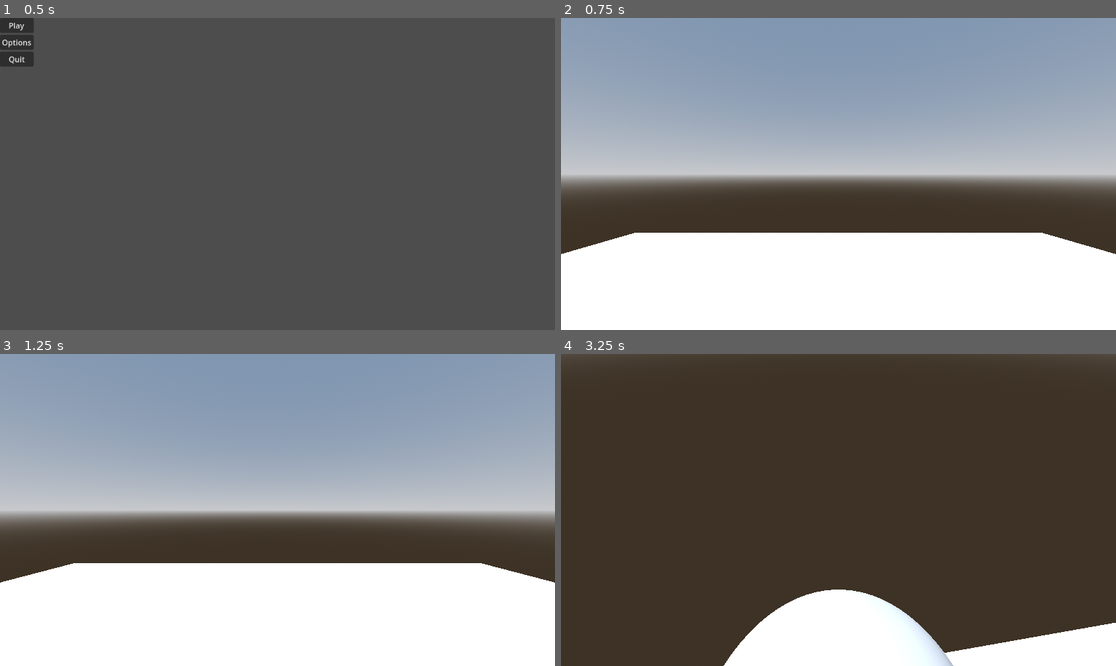
Above: before the commit, frames 1-4 (two rows, left to right).
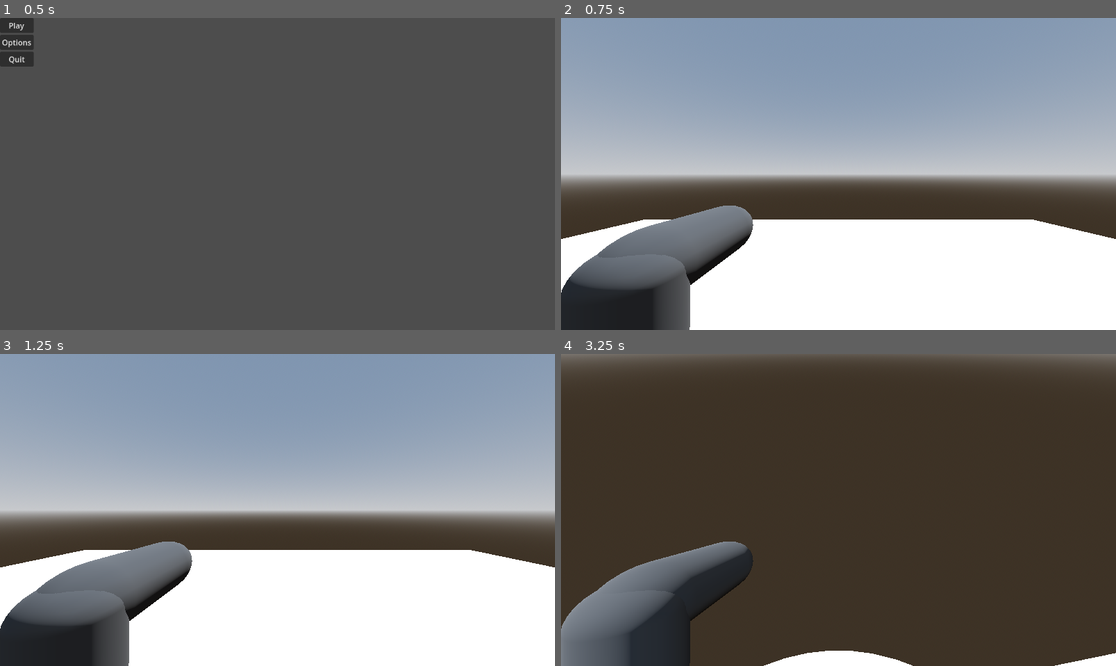
Above: after the commit, the same moments.

Repository: covmoore/potions_and_arsenals
Game: Godot game, scene res://scenes/MainMenu.tscn
Same seed, same stepped clock (60 frames per second), same inputs: the game is played once before the commit and once after it. Before the commit the project starts from res://MainMenu/MainMenu.tscn.
Inputs (mouse positions are in pixels of both pictures, inside the frame that each line leads up to):
- Up to frame 1 (0.5 s): no input
- Up to frame 2 (0.75 s): click "Play" at 0.5 s
- Up to frame 3 (1.25 s): no input
- Up to frame 4 (3.25 s): tap Enter at 1.25 s; move the mouse to (866, 510) at 1.27 s; hold W (move_forward) from 1.28 s (still down); click (866, 510) at 1.35 s; tap Space (jump) at 1.52, 2.27 s; move the mouse to (810, 510) at 2.02 s; click (810, 510) at 2.1 s; move the mouse to (849, 503) at 2.77 s; click (849, 503) at 2.85 s

Frame 1 is identical in both runs. In frame 2, 12% of the frame differs, in the area x 0-100%, y 60-100%; in frame 3, 12%; in frame 4, 18%, in the area x 0-100%, y 0-100%.

Commit message:
made some changes to the organization and made gun model

Diff:
--- a/MainMenu/MainMenu.gd
+++ b/UI/MainMenu/MainMenu.gd
@@ -1,7 +1,7 @@
 extends Control
 
 func _on_play_pressed():
-	get_tree().change_scene_to_file("res://Level1/Level1.tscn")
+	get_tree().change_scene_to_file("res://scenes/Level1.tscn")
 
 
 func _on_options_pressed():
--- a/Level1/Player.gd
+++ b/handler/Player.gd
@@ -39,4 +39,8 @@
 		velocity.x = move_toward(velocity.x, 0, SPEED)
 		velocity.z = move_toward(velocity.z, 0, SPEED)
 
+	if Input.is_action_just_pressed("shoot"):
+		#do something
+		print("SHOOT")
+
 	move_and_slide()
--- /dev/null
+++ b/model_scenes/tem_hand_gun.tscn
@@ -0,0 +1,27 @@
+[gd_scene load_steps=5 format=3 uid="uid://cvv5pwrpajr15"]
+
+[sub_resource type="StandardMaterial3D" id="StandardMaterial3D_upjyp"]
+albedo_color = Color(0.237539, 0.237539, 0.237539, 1)
+
+[sub_resource type="CapsuleMesh" id="CapsuleMesh_8114i"]
+material = SubResource("StandardMaterial3D_upjyp")
+
+[sub_resource type="StandardMaterial3D" id="StandardMaterial3D_wgv2o"]
+albedo_color = Color(0.239216, 0.239216, 0.239216, 1)
+
+[sub_resource type="CapsuleMesh" id="CapsuleMesh_at3vf"]
+material = SubResource("StandardMaterial3D_wgv2o")
+
+[node name="TemHandGun" type="Node3D"]
+
+[node name="Barrel" type="MeshInstance3D" parent="."]
+transform = Transform3D(-0.25, 3.11369e-08, -9.55343e-16, 0, -1.55685e-08, -0.25, -2.18557e-08, -0.356165, 1.09278e-08, 1.09632e-08, -0.0379287, -0.143055)
+mesh = SubResource("CapsuleMesh_8114i")
+
+[node name="grip" type="MeshInstance3D" parent="."]
+transform = Transform3D(-0.25, 0, 2.18557e-08, 0, 0.204173, 0, -2.18557e-08, 0, -0.25, -1.09632e-08, -0.148992, 0.107754)
+mesh = SubResource("CapsuleMesh_at3vf")
+
+[node name="RayCast3D" type="RayCast3D" parent="."]
+transform = Transform3D(1, 0, 0, 0, 1, 0, 0, 0, 1, 0, 0, -0.488935)
+target_position = Vector3(0, 0, -1)
--- a/project.godot
+++ b/project.godot
@@ -11,7 +11,7 @@
 [application]
 
 config/name="potions_and_arsenals"
-run/main_scene="res://MainMenu/MainMenu.tscn"
+run/main_scene="res://scenes/MainMenu.tscn"
 config/features=PackedStringArray("4.2", "Forward Plus")
 config/icon="res://icon.svg"
 <<<<<<<HEADconfig/name="potions_and_arsenals"
@@ -56,3 +56,8 @@
 , Object(InputEventJoypadMotion,"resource_local_to_scene":false,"resource_name":"","device":-1,"axis":1,"axis_value":1.0,"script":null)
 ]
 }
+shoot={
+"deadzone": 0.5,
+"events": [Object(InputEventMouseButton,"resource_local_to_scene":false,"resource_name":"","device":-1,"window_id":0,"alt_pressed":false,"shift_pressed":false,"ctrl_pressed":false,"meta_pressed":false,"button_mask":1,"position":Vector2(71, 1),"global_position":Vector2(75, 42),"factor":1.0,"button_index":1,"canceled":false,"pressed":true,"double_click":false,"script":null)
+]
+}
--- a/Level1/Level1.tscn
+++ b/scenes/Level1.tscn
@@ -1,6 +1,7 @@
-[gd_scene load_steps=7 format=3 uid="uid://buyhvh6k31qu7"]
+[gd_scene load_steps=12 format=3 uid="uid://buyhvh6k31qu7"]
 
-[ext_resource type="Script" path="res://Level1/Player.gd" id="1_hfxpp"]
+[ext_resource type="Script" path="res://handler/Player.gd" id="1_8i62a"]
+[ext_resource type="PackedScene" uid="uid://cvv5pwrpajr15" path="res://model_scenes/tem_hand_gun.tscn" id="2_b3gqk"]
 
 [sub_resource type="ProceduralSkyMaterial" id="ProceduralSkyMaterial_f6la6"]
 sky_horizon_color = Color(0.64625, 0.65575, 0.67075, 1)
@@ -14,10 +15,21 @@
 sky = SubResource("Sky_bm8if")
 tonemap_mode = 2
 
+[sub_resource type="StandardMaterial3D" id="StandardMaterial3D_2ta2s"]
+
 [sub_resource type="CapsuleMesh" id="CapsuleMesh_3apvo"]
+material = SubResource("StandardMaterial3D_2ta2s")
 
 [sub_resource type="ConvexPolygonShape3D" id="ConvexPolygonShape3D_2jg2l"]
 points = PackedVector3Array(-0.125207, -0.532801, -0.480507, 0.0227831, 0.47607, 0.498884, 0.169713, 0.559144, 0.464172 …(924 unchanged characters)…
+
+[sub_resource type="SphereMesh" id="SphereMesh_1mqlc"]
+
+[sub_resource type="StandardMaterial3D" id="StandardMaterial3D_eti20"]
+albedo_color = Color(0, 1, 1, 1)
+
+[sub_resource type="SphereMesh" id="SphereMesh_24ban"]
+material = SubResource("StandardMaterial3D_eti20")
 
 [node name="World" type="Node3D"]
 
@@ -30,18 +42,36 @@
 
 [node name="Player" type="CharacterBody3D" parent="."]
 transform = Transform3D(1, 0, 0, 0, 1, 0, 0, 0, 1, 0, 1.5, 0)
-script = ExtResource("1_hfxpp")
+script = ExtResource("1_8i62a")
 
 [node name="MeshInstance3D" type="MeshInstance3D" parent="Player"]
 mesh = SubResource("CapsuleMesh_3apvo")
 
 [node name="CollisionShape3D" type="CollisionShape3D" parent="Player"]
+transform = Transform3D(0.773564, 0, 0.633718, 0, 1, 0, -0.633718, 0, 0.773564, 0, 0, 0)
 shape = SubResource("ConvexPolygonShape3D_2jg2l")
 
 [node name="Head" type="Node3D" parent="Player"]
 transform = Transform3D(1, 0, 0, 0, 1, 0, 0, 0, 1, 0, 1.6364, 0)
 
 [node name="Camera3D" type="Camera3D" parent="Player/Head"]
+transform = Transform3D(1, 0, 0, 0, 1, 0, 0, 0, 1, 0, -0.541225, -0.399508)
+fov = 80.0
+
+[node name="TemHandGun" parent="Player/Head/Camera3D" instance=ExtResource("2_b3gqk")]
+transform = Transform3D(1, 0, 0, 0, 1, 0, 0, 0, 1, -0.598952, -0.255518, -0.657734)
+
+[node name="MeshInstance3D" type="MeshInstance3D" parent="Player/Head"]
+transform = Transform3D(1, 0, 0, 0, 1, 0, 0, 0, 1, 0, -0.568814, 0)
+mesh = SubResource("SphereMesh_1mqlc")
+
+[node name="MeshInstance3D" type="MeshInstance3D" parent="Player/Head/MeshInstance3D"]
+transform = Transform3D(0.205, 0, 0, 0, 0.205, 0, 0, 0, 0.205, 0.273287, 0.157747, -0.345994)
+mesh = SubResource("SphereMesh_24ban")
+
+[node name="MeshInstance3D2" type="MeshInstance3D" parent="Player/Head/MeshInstance3D"]
+transform = Transform3D(0.205, 0, 0, 0, 0.205, 0, 0, 0, 0.205, -0.287545, 0.157747, -0.345994)
+mesh = SubResource("SphereMesh_24ban")
 
 [node name="CSGBox3D" type="CSGBox3D" parent="."]
 transform = Transform3D(20, 0, 0, 0, 0.2, 0, 0, 0, 20, 0, 0, 0)
--- a/MainMenu/MainMenu.tscn
+++ b/scenes/MainMenu.tscn
@@ -1,6 +1,6 @@
 [gd_scene load_steps=2 format=3 uid="uid://fwc4ht2fxejh"]
 
-[ext_resource type="Script" path="res://MainMenu/MainMenu.gd" id="1_letax"]
+[ext_resource type="Script" path="res://UI/MainMenu/MainMenu.gd" id="1_duqhf"]
 
 [node name="Menu" type="Control"]
 layout_mode = 3
@@ -9,7 +9,7 @@
 anchor_bottom = 1.0
 grow_horizontal = 2
 grow_vertical = 2
-script = ExtResource("1_letax")
+script = ExtResource("1_duqhf")
 
 [node name="MarginContainer" type="MarginContainer" parent="."]
 layout_mode = 0
